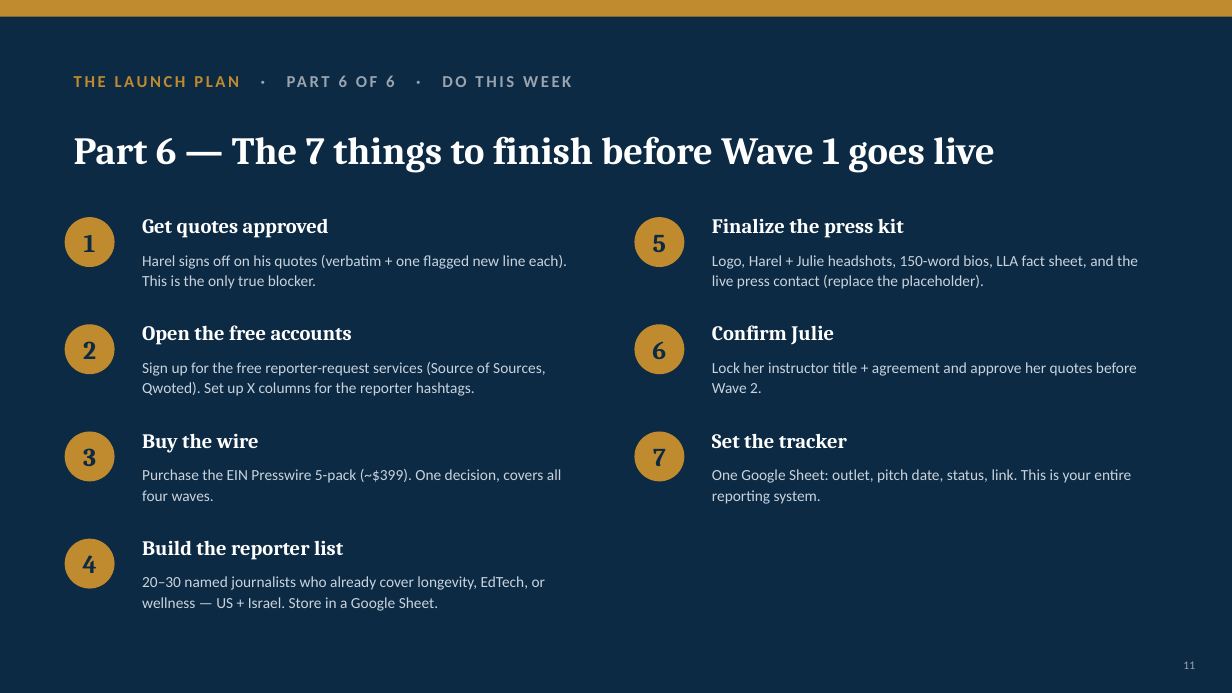
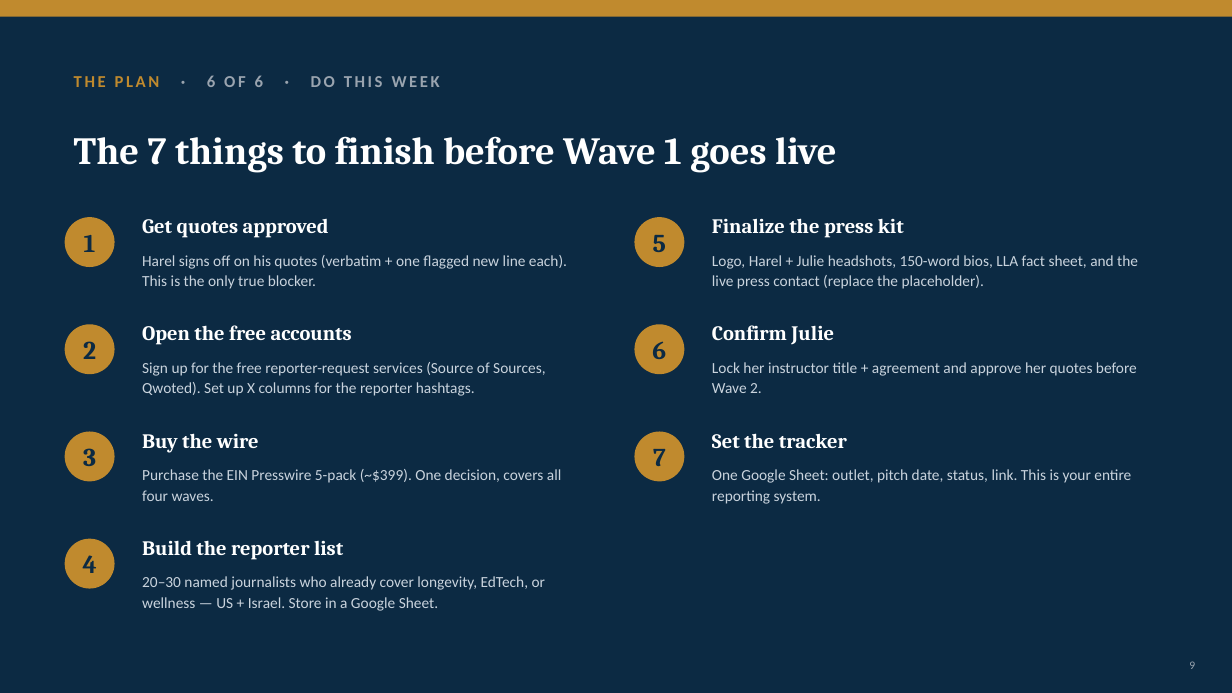
Before and after one commit to gitteromri-ux/eteacher-longevity-pr-campaign, a slide deck: slide 9 of eTeacher_Longevity_PR_Campaign.pptx (slide 11 before the commit). Drawn at 1232x693 pixels with LibreOffice and Linux fonts; fonts in the diff are those of the drawing. Boxes give left, top, right and bottom in pixels: in the first picture for what was removed or moved away, otherwise in the second. Text is boxed around its words. In the diff, an @@ line names an element or a change of style, - is before the commit and + after.

Commit message:
Rebuild opening plan: 6 tight McKinsey-style slides (one-page summary + 5 deep-dives), merged How, no fluff

```diff
--- a/eTeacher_Longevity_PR_Campaign.pptx
+++ b/eTeacher_Longevity_PR_Campaign.pptx
@@ text at box(74, 75, 440, 87): text changed @@
-THE LAUNCH PLAN · PART 6 OF 6 · DO THIS WEEK
+THE PLAN · 6 OF 6 · DO THIS WEEK
@@ text at box(74, 136, 836, 173): text changed @@
-Part 6 — The 7 things to finish before Wave 1 goes live
+The 7 things to finish before Wave 1 goes live
@@ text at box(1189, 661, 1195, 669): text changed @@
-11
+9
```
Also in this commit, not shown: 24 other slides changed, 2 slides added, 4 slides removed.
